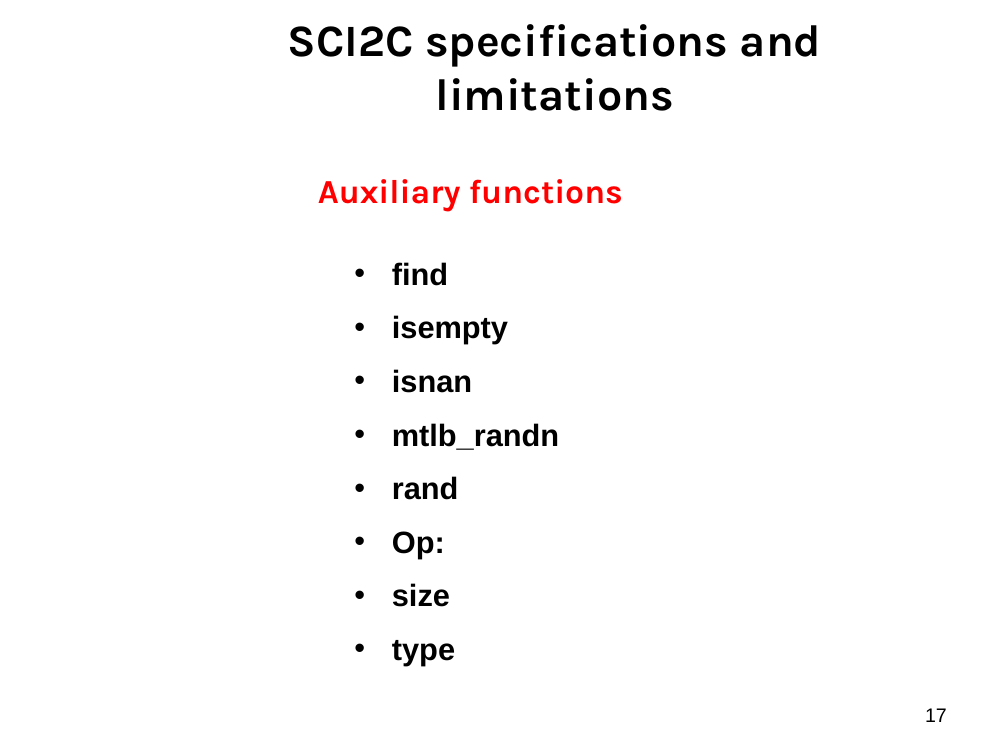
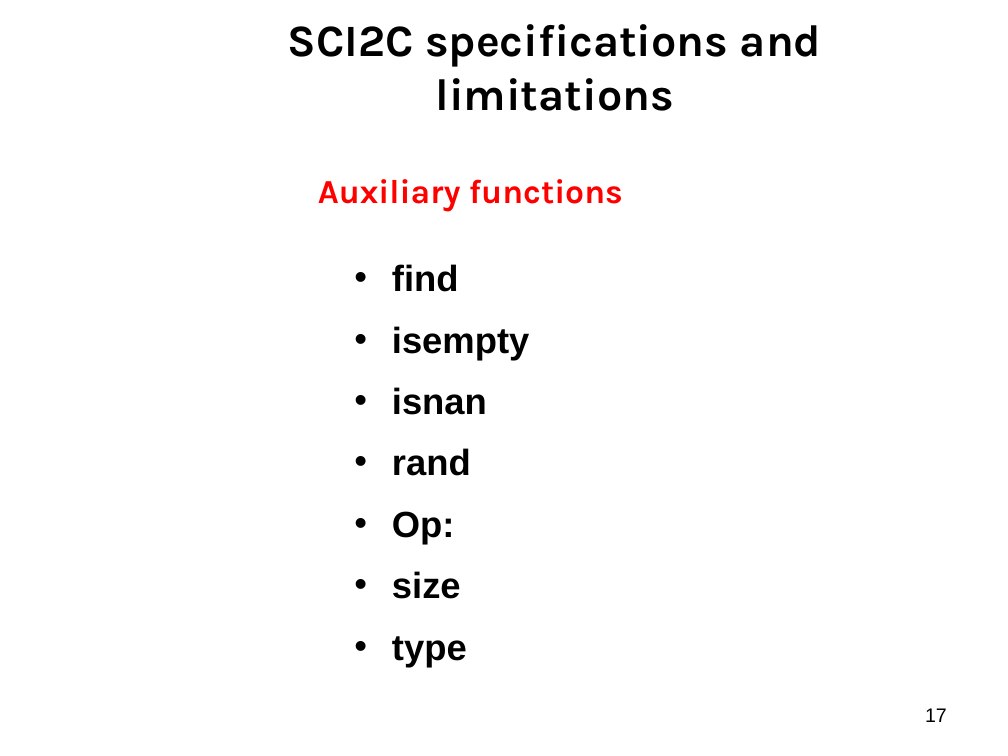
Before and after one commit to scilab/scilab2c, a slide deck: slide 17 of Doc/Presentations/Sci2CRequirements.ppt. Drawn at 1008x756 pixels with LibreOffice and Linux fonts; fonts in the diff are those of the drawing; background and template pictures are left out. Boxes give left, top, right and bottom in pixels: in the first picture for what was removed or moved away, otherwise in the second. Text is boxed around its words. In the diff, an @@ line names an element or a change of style, - is before the commit and + after.

```diff
--- a/Doc/Presentations/Sci2CRequirements.ppt
+++ b/Doc/Presentations/Sci2CRequirements.ppt
@@ text "find" at (x1=392, y1=264, x2=529, y2=667): size 22 to 26 pt @@
@@ text at (x1=392, y1=423, x2=559, y2=450): paragraph removed @@
-• mtlb_randn
```
Also in this commit, not shown: 5 other slides changed, 1 slide added, 1 slide removed.
